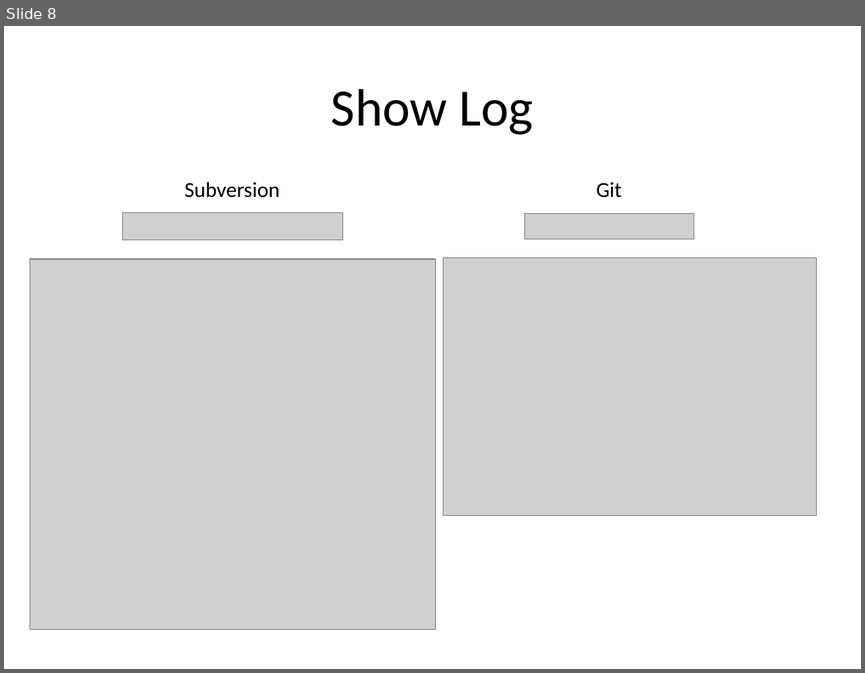
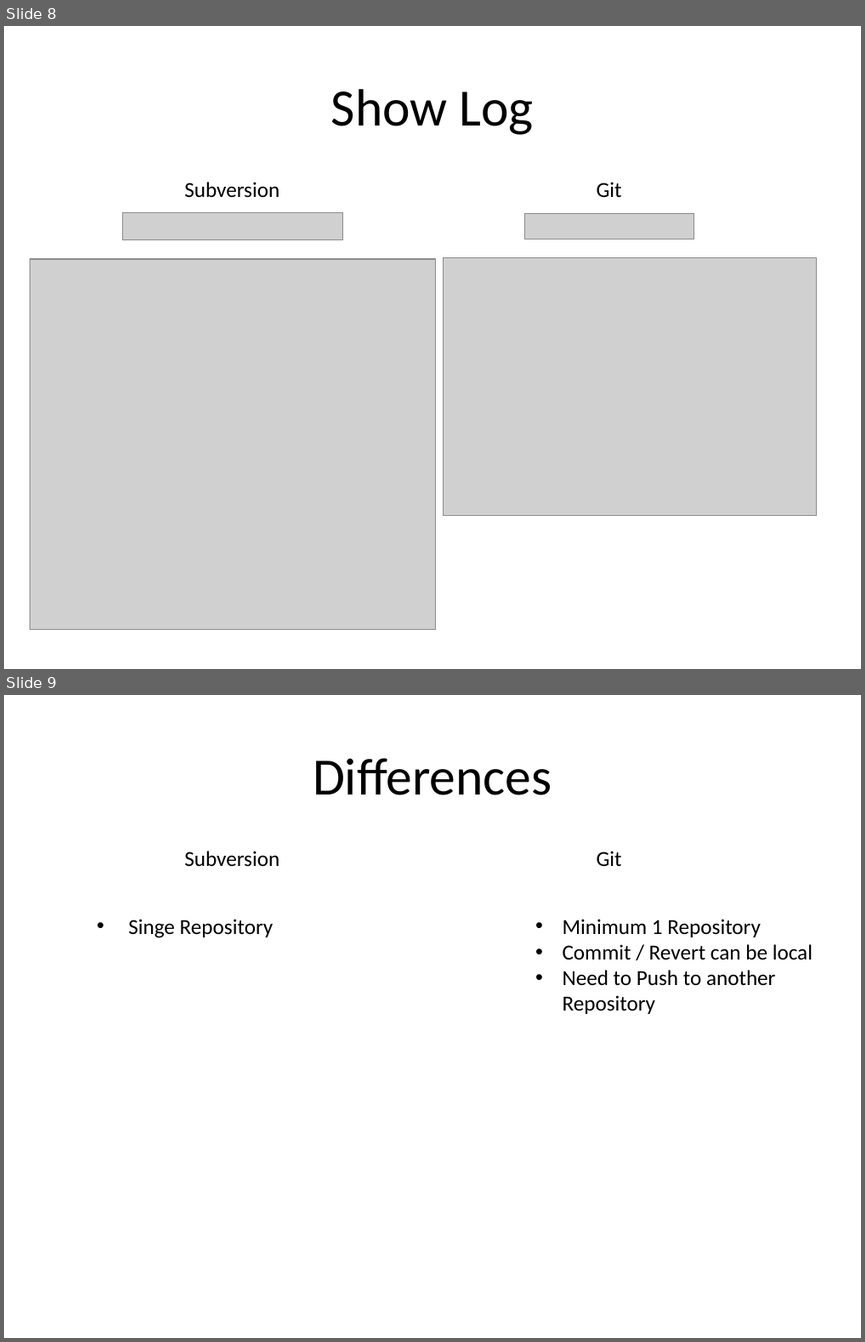
Before and after one commit to AndrewLWood/Testing, a slide deck: Git Presentation.pptx. Shown one above the other, each under a label of ours: slide 8 before the commit, slides 8 and 9 after it. The pictures are 865x673 and 865x1342 pixels, drawn with LibreOffice and Linux fonts; fonts in the diff are those of the drawing; grey boxes stand for pictures; background and template pictures are left out. Boxes give left, top, right and bottom in pixels: in the first picture for what was removed or moved away, otherwise in the second. Text is boxed around its words. In the diff, an @@ line names an element or a change of style, - is before the commit and + after.

```diff
--- a/Git Presentation.pptx
+++ b/Git Presentation.pptx
@@ slide 9 added at bbox=[4, 695, 861, 1338], background picture (left out) @@
@@ title added at bbox=[313, 758, 551, 795], 44 pt, text #000000 @@
+Differences
@@ text added at bbox=[184, 851, 279, 867], 18 pt, text #000000 @@
+Subversion
@@ text added at bbox=[596, 851, 622, 866], 18 pt, text #000000 @@
+Git
@@ text added at bbox=[128, 919, 273, 938], 18 pt, text #000000 @@
+• Singe Repository
@@ text added at bbox=[562, 919, 812, 1014], 18 pt, text #000000 @@
+• Minimum 1 Repository
+• Commit / Revert can be local
+• Need to Push to another Repository
```
Also in this commit, not shown: 1 slide changed, 1 slide removed.
